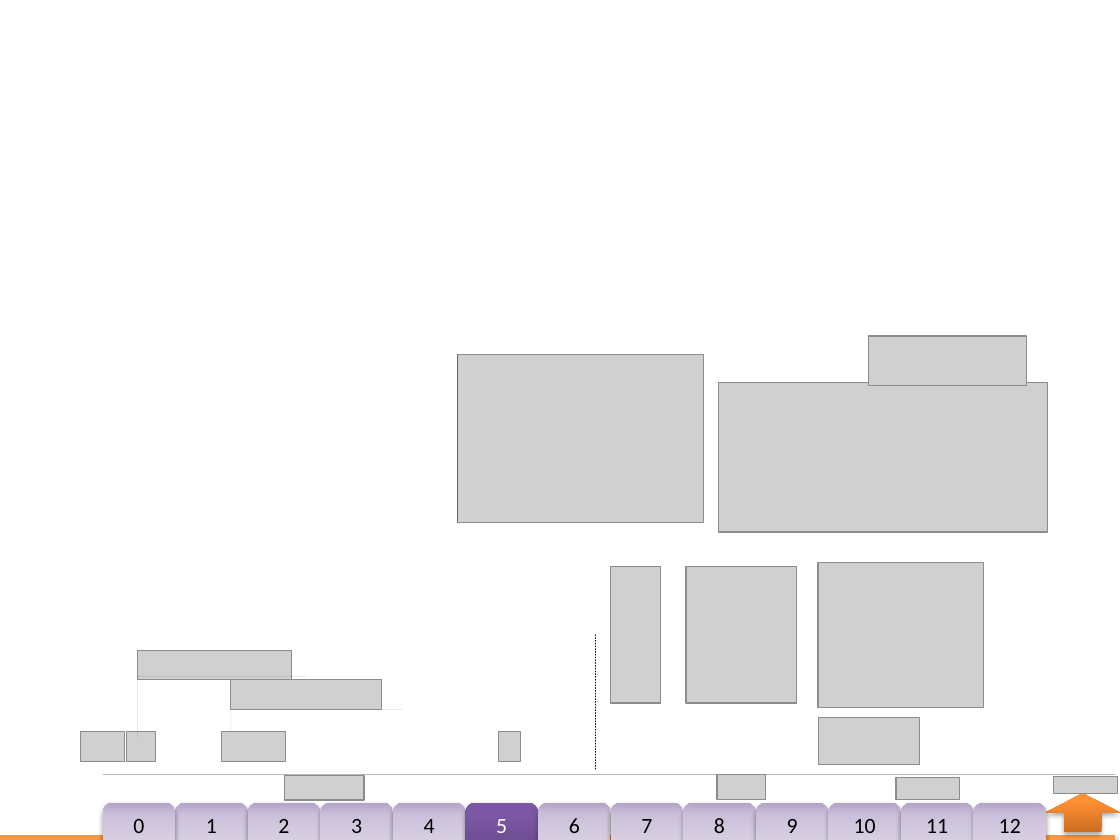
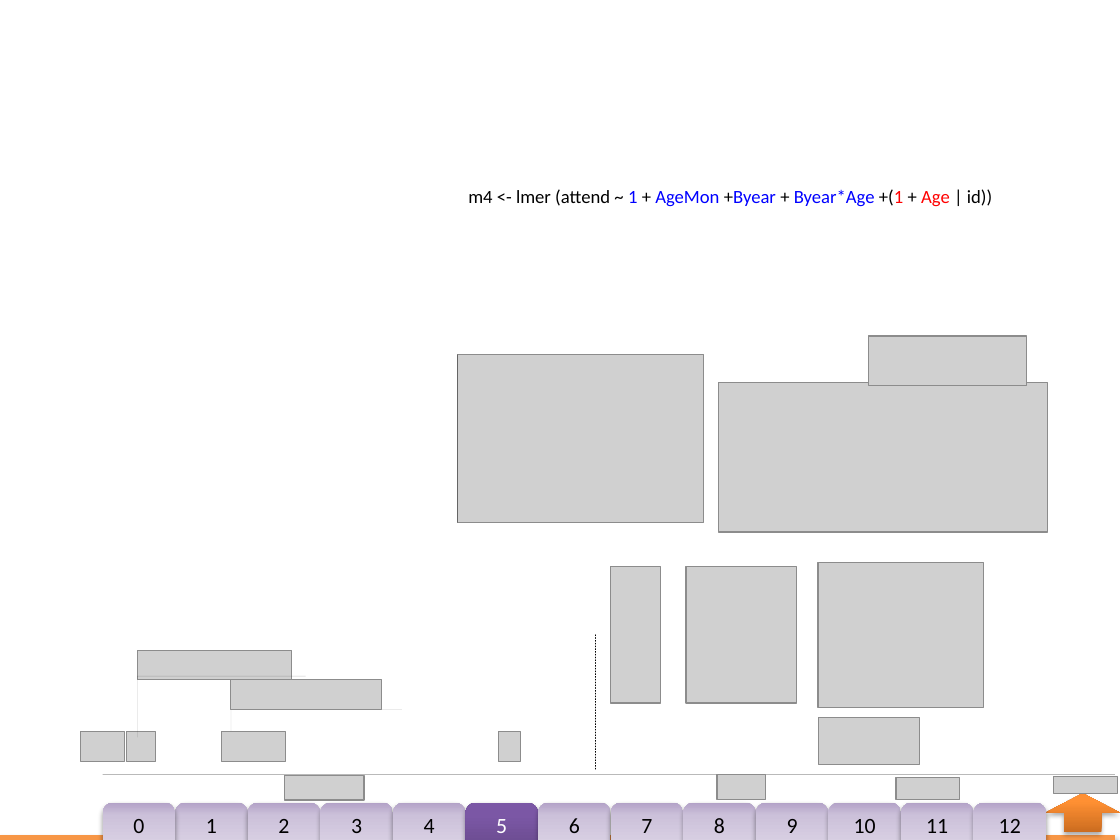
Before and after one commit to andkov/Multilevel-models-of-NLSY-97-religion-data, a slide deck: slide 10 of Models/ISE_NLSY97_Religion/ISE_NLSY97_Religion.pptx. Drawn at 1120x840 pixels with LibreOffice and Linux fonts; fonts in the diff are those of the drawing; grey boxes stand for pictures; background and template pictures are left out. Boxes give left, top, right and bottom in pixels: in the first picture for what was removed or moved away, otherwise in the second. Text is boxed around its words. In the diff, an @@ line names an element or a change of style, - is before the commit and + after.

Commit message:
learning lmer

```diff
--- a/Models/ISE_NLSY97_Religion/ISE_NLSY97_Religion.pptx
+++ b/Models/ISE_NLSY97_Religion/ISE_NLSY97_Religion.pptx
@@ text added at (468, 189, 992, 207), 12 pt, text #000000 @@
+m4 <- lmer (attend ~ 1 + AgeMon +Byear + Byear*Age +(1 + Age | id))
```
Also in this commit, not shown: 7 other slides changed, 6 other files.
